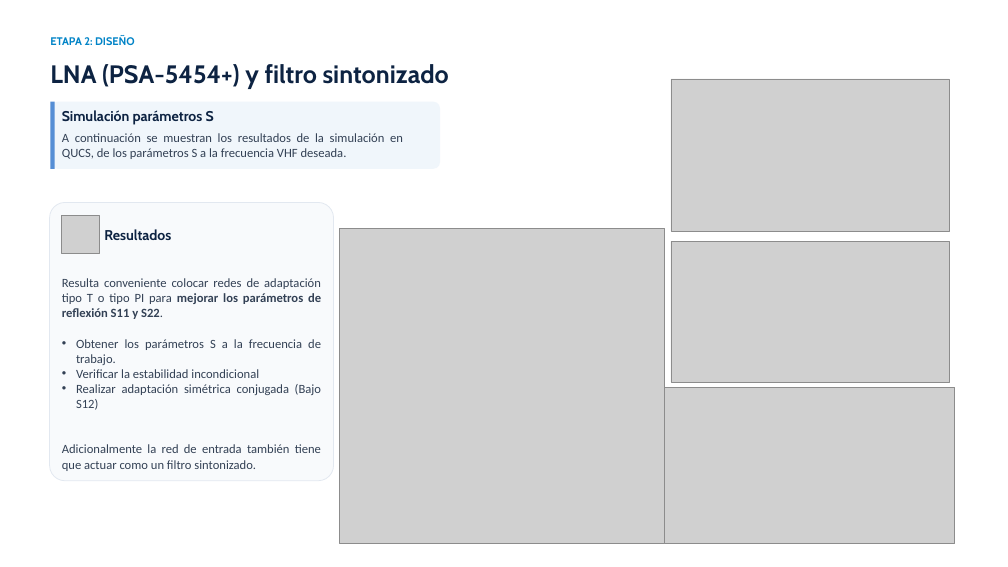
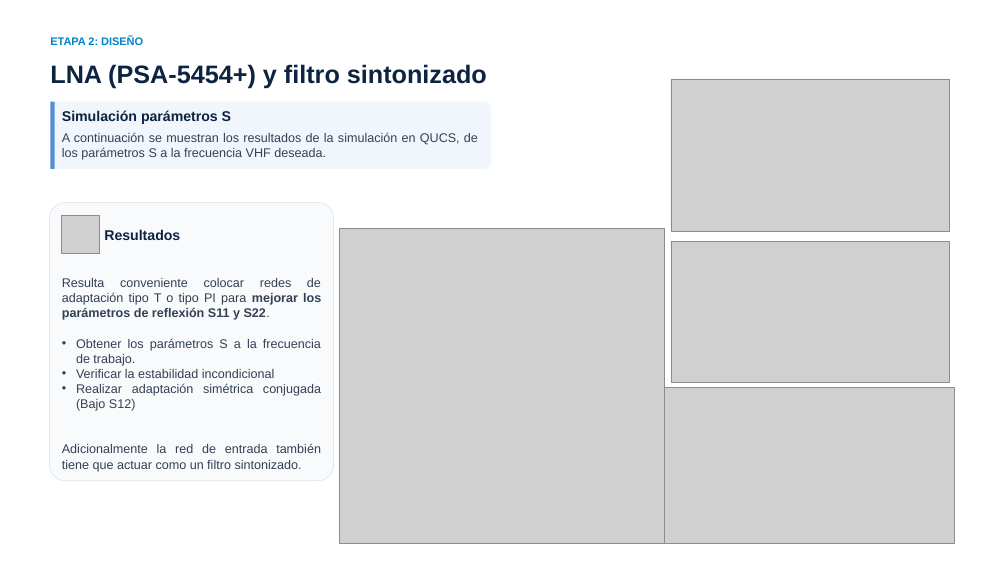
Before and after one commit to marian1911/CUBESAT_Transponder, a slide deck: slide 15 of PI/Presentacion/Presentación de Tesis - Transponder CubeSat.pptx. Drawn at 1008x567 pixels with LibreOffice and Linux fonts; fonts in the diff are those of the drawing; grey boxes stand for pictures. Boxes give left, top, right and bottom in pixels: in the first picture for what was removed or moved away, otherwise in the second. Text is boxed around its words. In the diff, an @@ line names an element or a change of style, - is before the commit and + after.

```diff
--- a/PI/Presentacion/Presentación de Tesis - Transponder CubeSat.pptx
+++ b/PI/Presentacion/Presentación de Tesis - Transponder CubeSat.pptx
@@ rounded rectangle: place and size @@
-rounded rectangle at (51, 101, 440, 169)
+rounded rectangle at (51, 101, 491, 169)
@@ text "A continuación se muestran los ..." at (62, 132, 478, 160): font Calibri to Arial @@
@@ font Cabin to Arial in 4 elements at (50, 37, 143, 48), (50, 64, 487, 89), (62, 110, 231, 124), (104, 229, 180, 240) @@
@@ text "Resulta conveniente colocar redes de ..." at (62, 278, 321, 472): font Calibri to Arial @@
```
Also in this commit, not shown: 31 other slides changed, 14 slides added, 4 slides removed, 16 other files.
